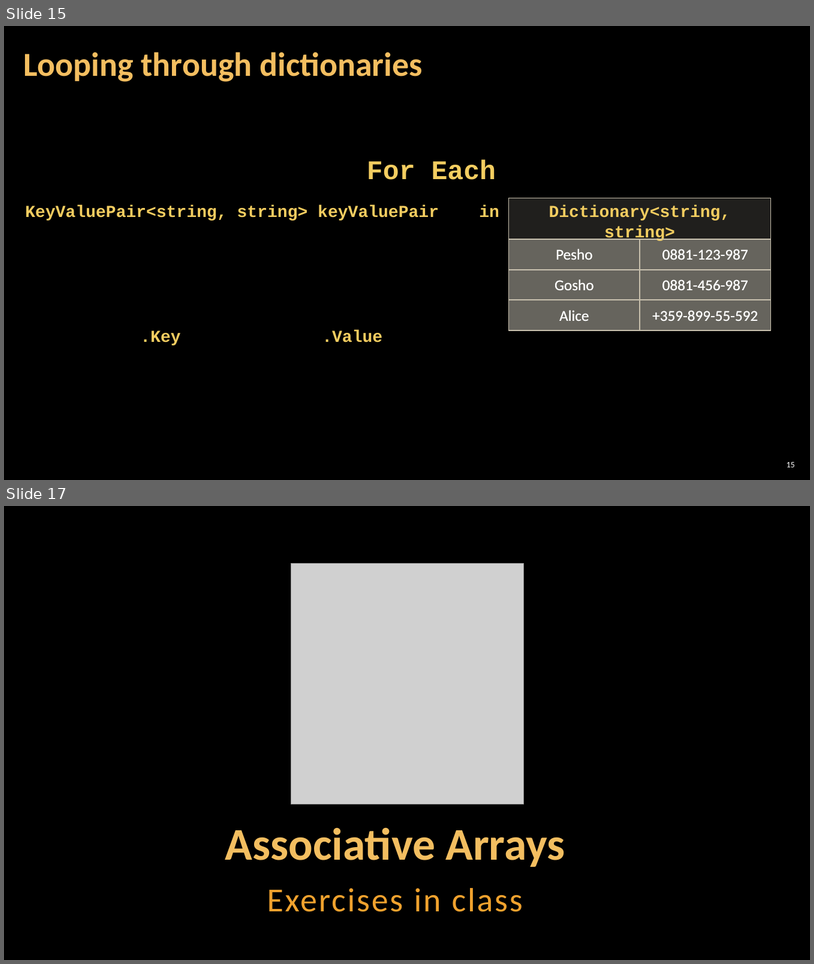
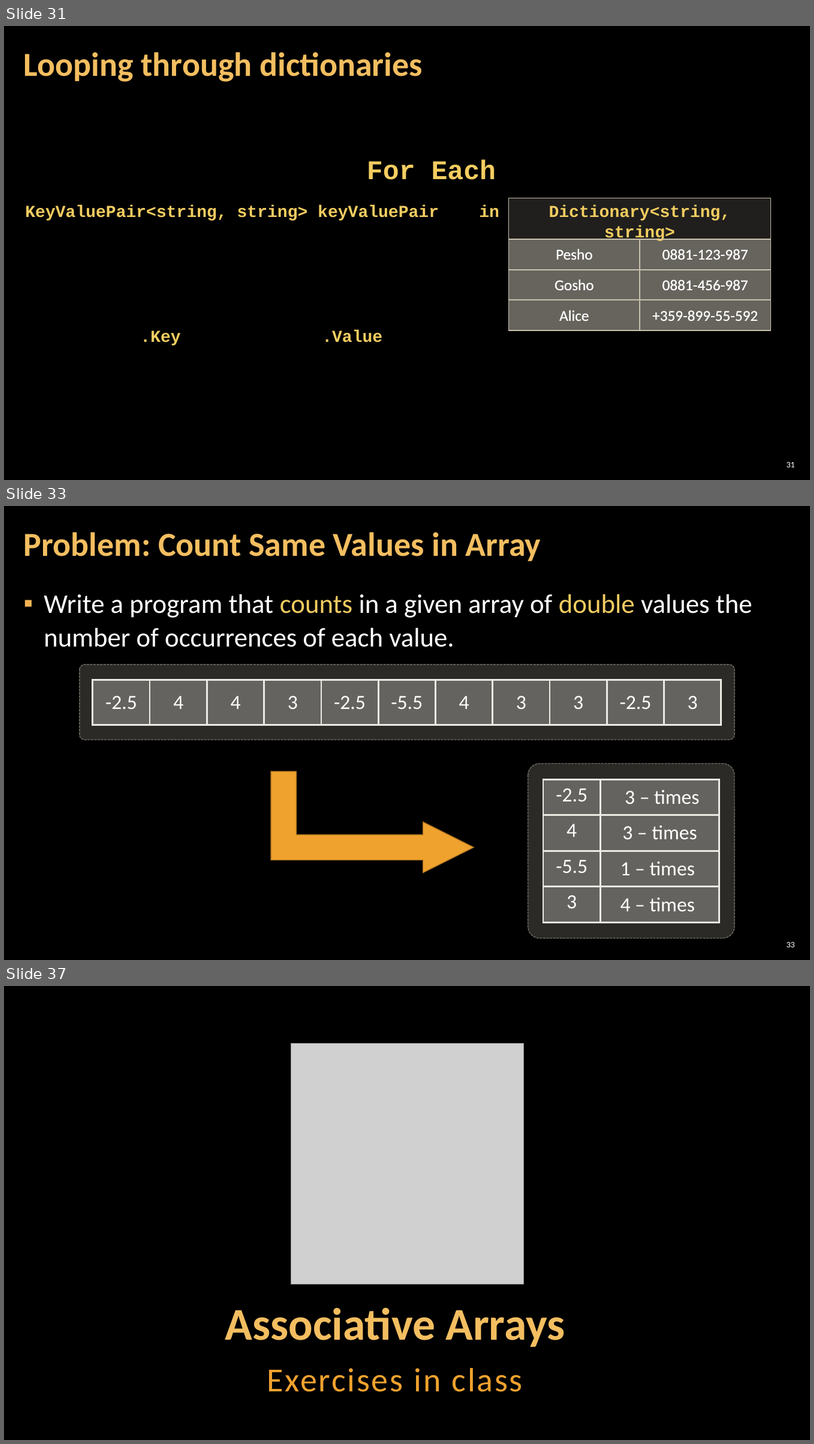
Before and after one commit to GoldenR1618/SoftUni-Exercises-and-Exams, a slide deck: 05.C#_Advanced/02.SETS_AND_DICTIONARIES/02. CSharp-Advanced-Sets-And-Dictionaries.pptx. Shown one above the other, each under a label of ours: slides 15 and 17 before the commit, slides 31, 33 and 37 after it; the slides between them are not shown. The pictures are 814x964 and 814x1444 pixels, drawn with LibreOffice and Linux fonts; fonts in the diff are those of the drawing; grey boxes stand for pictures; background and template pictures are left out. Boxes give left, top, right and bottom in pixels: in the first picture for what was removed or moved away, otherwise in the second. Text is boxed around its words. In the diff, an @@ line names an element or a change of style, - is before the commit and + after.

```diff
--- a/05.C#_Advanced/02.SETS_AND_DICTIONARIES/02. CSharp-Advanced-Sets-And-Dictionaries.pptx
+++ b/05.C#_Advanced/02.SETS_AND_DICTIONARIES/02. CSharp-Advanced-Sets-And-Dictionaries.pptx
@@ slide 33 added at <box>4,506,810,960</box>, background picture (left out) @@
@@ title added at <box>24,532,542,561</box>, 40 pt, text #F3BE60, bold @@
+Problem: Count Same Values in Array
@@ text added at <box>44,594,753,647</box>, 32 pt, text #FFFFFF @@
+▪ Write a program that counts in a given array of double values the number of occurrences of each value.
@@ rounded rectangle added at <box>80,664,735,739</box>, fill #D9D5C7 at 20% opacity, outline #C7BFAC 1 pt dashed @@
@@ table added at <box>93,679,719,725</box>, 1 rows, 11 columns @@
+-2.5 | 4 | 4 | 3 | -2.5 | -5.5 | 4 | 3 | 3 | -2.5 | 3
@@ bent up arrow added at <box>271,772,473,873</box>, fill #F0A22E, outline #B27822 1 pt @@
@@ rounded rectangle added at <box>528,763,735,938</box>, fill #D9D5C7 at 20% opacity, outline #C7BFAC 1 pt dashed @@
@@ table added at <box>543,780,720,922</box>, 4 rows, 2 columns @@
+-2.5 | 3 – times
+4 | 3 – times
+-5.5 | 1 – times
+3 | 4 – times
@@ page number added at <box>787,942,795,947</box>, 10 pt, text #FFFFFF @@
+33
@@ what was slide 15 is now slide 31 @@
@@ page number at <box>787,462,795,467</box>: text changed @@
-15
+31
@@ what was slide 17 is now slide 37 @@
```
Also in this commit, not shown: 6 slides changed, 19 other slides added, 1 other file.
